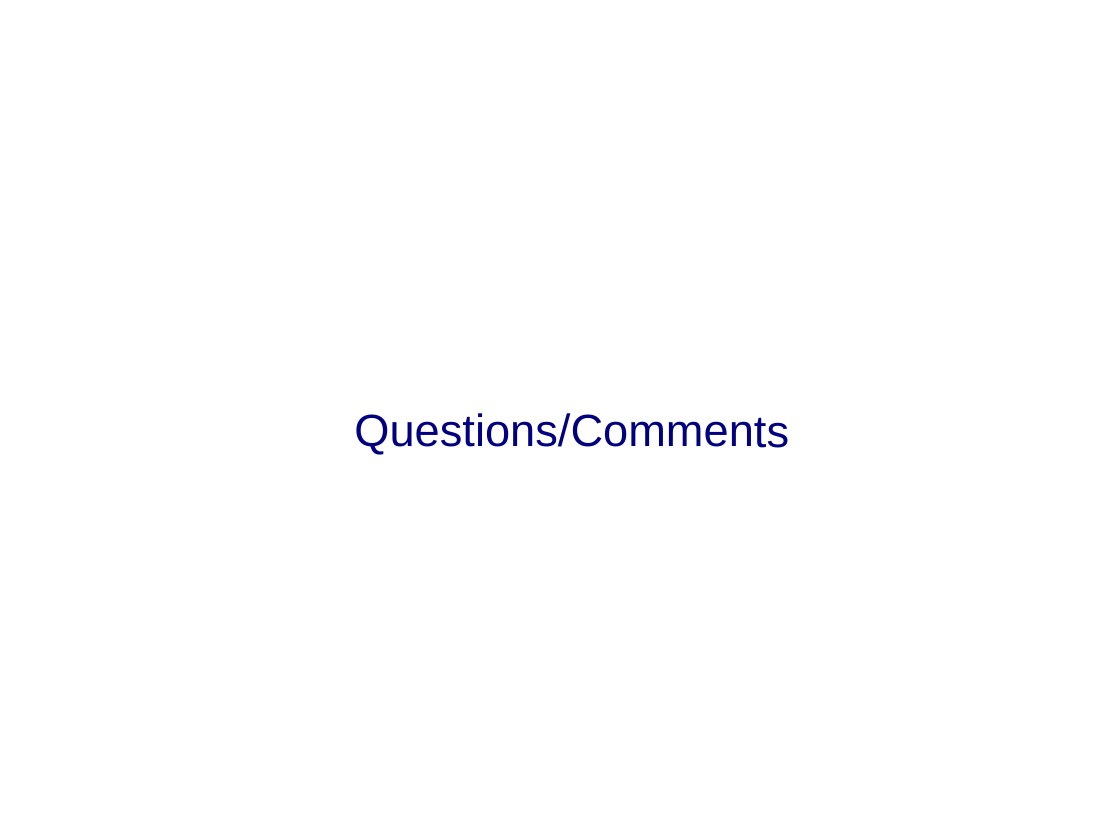
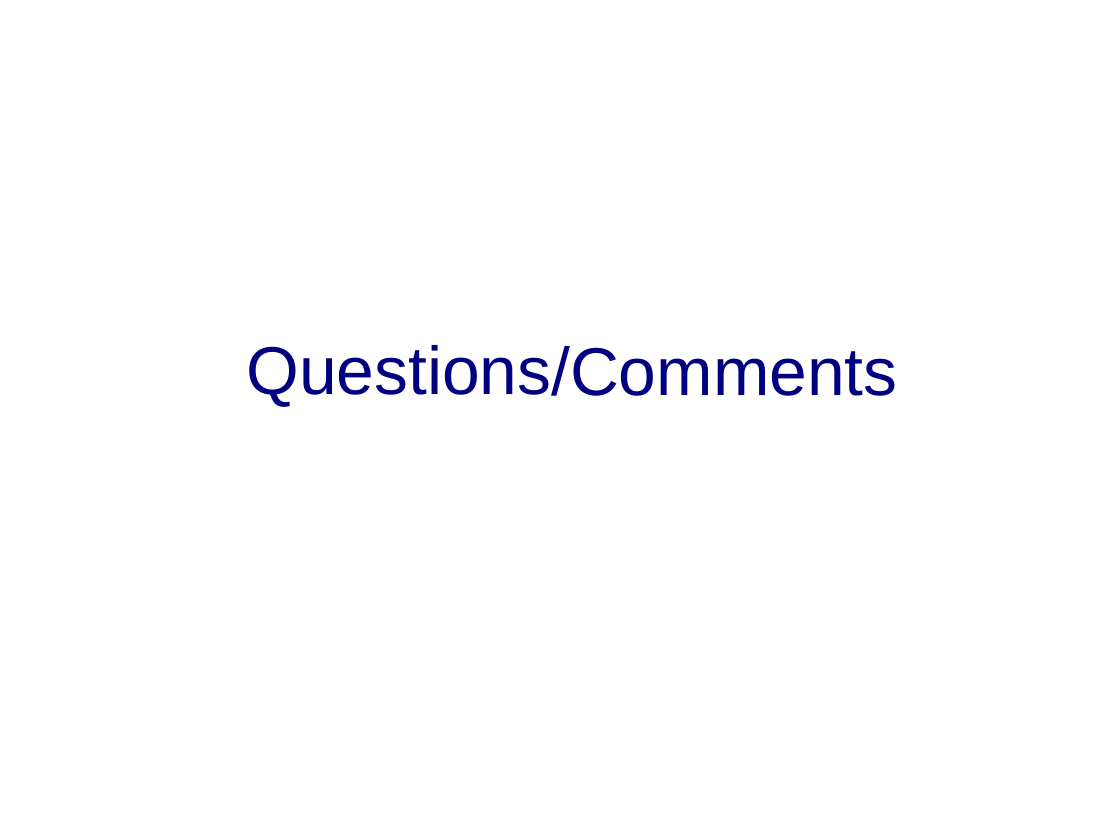
Before and after one commit to connorcook/digidiet, a slide deck: slide 8 of Presentations/demo1.odp (slide 9 before the commit). Drawn at 1120x840 pixels with LibreOffice and Linux fonts; fonts in the diff are those of the drawing; background and template pictures are left out. Boxes give left, top, right and bottom in pixels: in the first picture for what was removed or moved away, otherwise in the second. Text is boxed around its words. In the diff, an @@ line names an element or a change of style, - is before the commit and + after.

Commit message:
Almost complete...finished all but system design slide

```diff
--- a/Presentations/demo1.odp
+++ b/Presentations/demo1.odp
@@ text "Questions/Comments" at (246,345,897,407): size 32 to 48 pt @@
```
Also in this commit, not shown: 2 other slides changed, 5 slides added, 5 slides removed.
